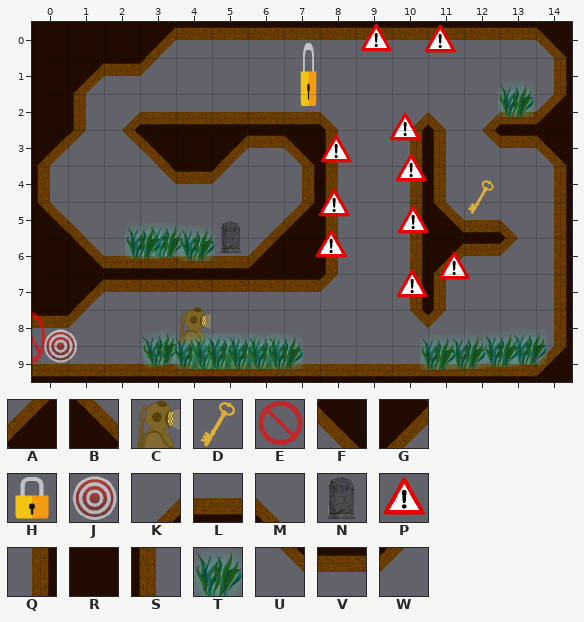
An edit to a level. Tiled map (JSON), core/assets/levels/level0.json. Above: the version before the commit.
Cells are 100x100 px. Shown: x 0..14, y 0..9.
Key: from "old_ship_tileset": A 0, B 1, C 3, D 4, E 5, F 10, G 11, H 14, J 15, K 20, L 21, M 22, N 24, P 25, Q 30, R 31, S 32, T 34, U 40, V 41, W 42.
_ is an empty cell.
Objects are placed by their top-left corner, in cells (3,4 is the top-left corner of cell 3,4); size is 1x1 cell unless given.
Layer "Walls" before, first column x 0:
 0 RRRGVVVVVVVVVVF
 1 RGVW__________Q
 2 RSKLLLLLM_KMKLA
 3 GWUFRGVFS_QSUVF
 4 S__UVW_QS_QS__Q
 5 BM____KAS_QBLMQ
 6 RBLLLLARS_QGVWQ
 7 RGVVVVVVW_QS__Q
 8 VW________UW__Q
 9 LLLLLLLLLLLLLLA
Objects on layer "Obstacles" before:
J at 0.3,8.5
E at -0.4,8 size 0.8x1.6
Objects on layer "GameObjects" before:
H at 7.4,0.5 size 0.6x2
D at 12,4.4
N at 5,5.5
C at 4,7.9
Objects on layer "Hazards" before:
P at 9.1,0
P at 10.8,0
P at 9.9,2.4
P at 7.9,3.1
P at 10,3.6
P at 7.9,4.5
P at 10.1,5
P at 7.8,5.7
P at 11.2,6.3
P at 10.1,6.8
T at 3.9,8.6
T at 4.4,8.6
T at 4.8,8.6
T at 5.4,8.6
T at 6,8.6
T at 6.5,8.6
Once edited:
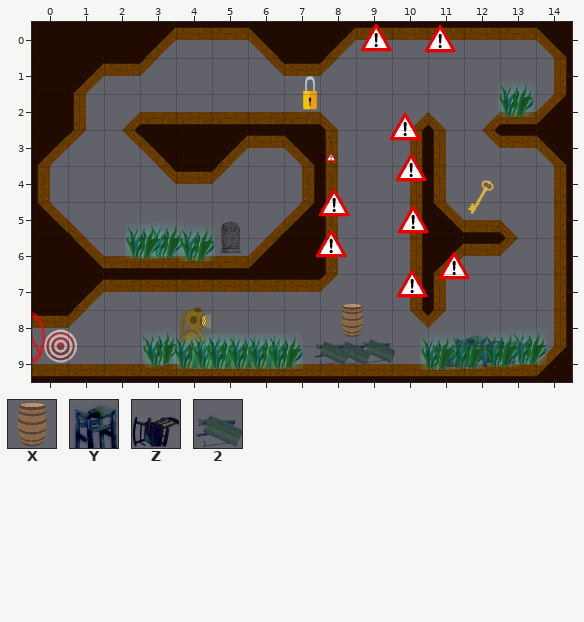
Further tiles: from "old_ship_tileset": X 13, Y 33, Z 43, 2 44.
What changed:
{"where": "layer \"Walls\""}
{"y":0,"x":6,"old":"VVV","new":"FRG"}
{"y":1,"x":6,"old":"___","new":"UVW"}
{"where": "layer \"Obstacles\""}
{"now": "X at 8.4,7.8"}
{"now": "Z at 12.2,8.5"}
{"now": "2 at 13,8.5"}
{"now": "2 at 9.1,8.5"}
{"now": "Z at 12.7,8.5"}
{"now": "2 at 8.4,8.6"}
{"now": "2 at 7.8,8.6"}
{"now": "Y at 11.7,8.6"}
{"now": "Z at 11.1,8.6"}
{"where": "layer \"GameObjects\""}
{"was": "H at 7.4,0.5 size 0.6x2", "now": "H \"Door\" at 7.5,1.4 size 0.6x1.1"}
{"where": "layer \"Hazards\""}
{"was": "P at 7.9,3.1", "now": "P at 8.1,3.6 size 0.3x0.3"}
